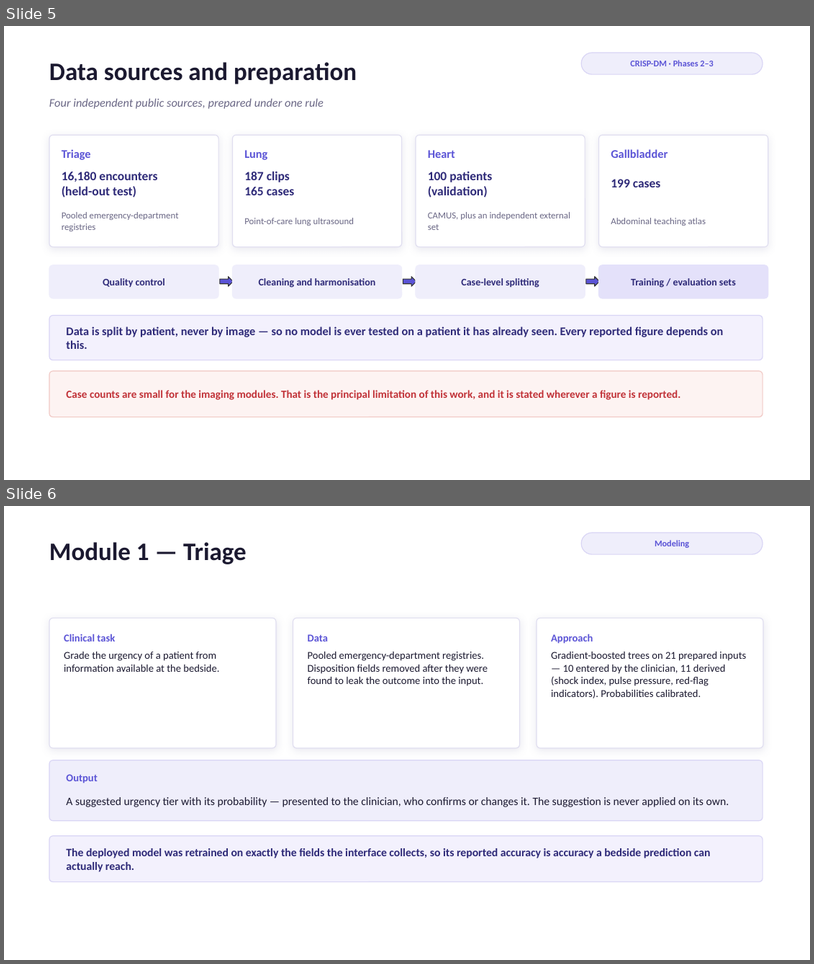
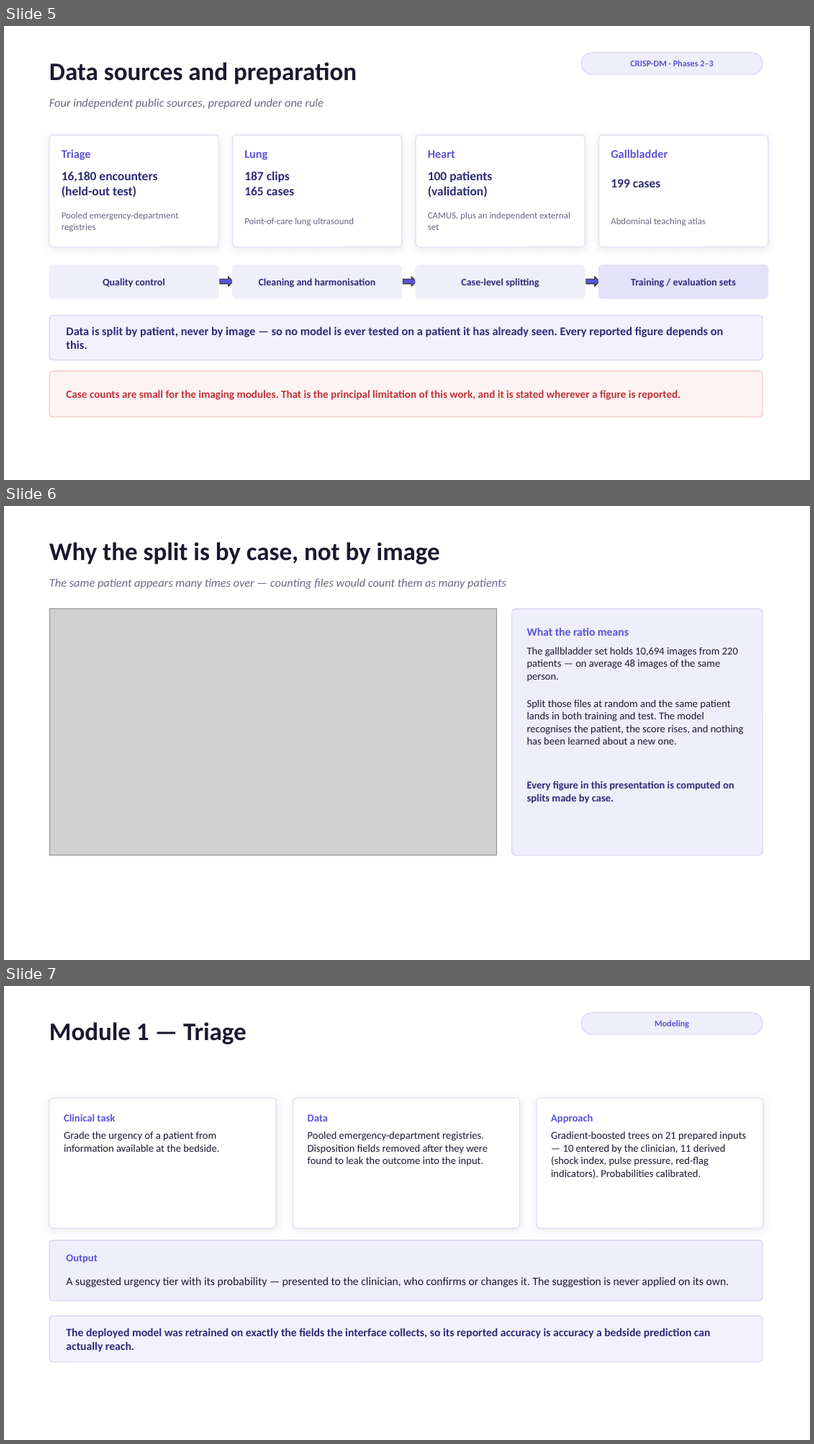
Before and after one commit to maryembrik/POCUS_Project, a slide deck: _docs/POCUS-Emergency-Presentation.pptx. Shown one above the other, each under a label of ours: slides 5 and 6 before the commit, slides 5, 6 and 7 after it. The pictures are 814x964 and 814x1444 pixels, drawn with LibreOffice and Linux fonts; fonts in the diff are those of the drawing; grey boxes stand for pictures. Boxes give left, top, right and bottom in pixels: in the first picture for what was removed or moved away, otherwise in the second. Text is boxed around its words. In the diff, an @@ line names an element or a change of style, - is before the commit and + after.

```diff
--- a/_docs/POCUS-Emergency-Presentation.pptx
+++ b/_docs/POCUS-Emergency-Presentation.pptx
@@ slide 6 added at <box>4,506,810,960</box>, background #FFFFFF @@
@@ text added at <box>49,542,440,564</box>, 30 pt, text #1B1930, bold @@
+Why the split is by case, not by image
@@ text added at <box>49,578,507,589</box>, 14 pt, text #6A6785, italic @@
+The same patient appears many times over — counting files would count them as many patients
@@ picture added at <box>49,609,497,855</box> @@
@@ rounded rectangle added at <box>512,609,763,855</box>, fill #EFEEFB, outline #D9D5F5 1 pt @@
@@ text added at <box>527,628,629,636</box>, 13.5 pt, text #5B54D6, bold @@
+What the ratio means
@@ text added at <box>527,647,738,682</box>, 12.5 pt, text #1B1930 @@
+The gallbladder set holds 10,694 images from 220 patients — on average 48 images of the same person.
@@ text added at <box>527,700,744,744</box>, 12.5 pt, text #1B1930 @@
+Split those files at random and the same patient lands in both training and test. The model recognises the patient, the score rises, and nothing has been learned about a new one.
@@ text added at <box>527,780,735,803</box>, 12.5 pt, text #2E2A78, bold @@
+Every figure in this presentation is computed on splits made by case.
@@ what was slide 6 is now slide 7 @@
```
Also in this commit, not shown: 3 other slides added.
